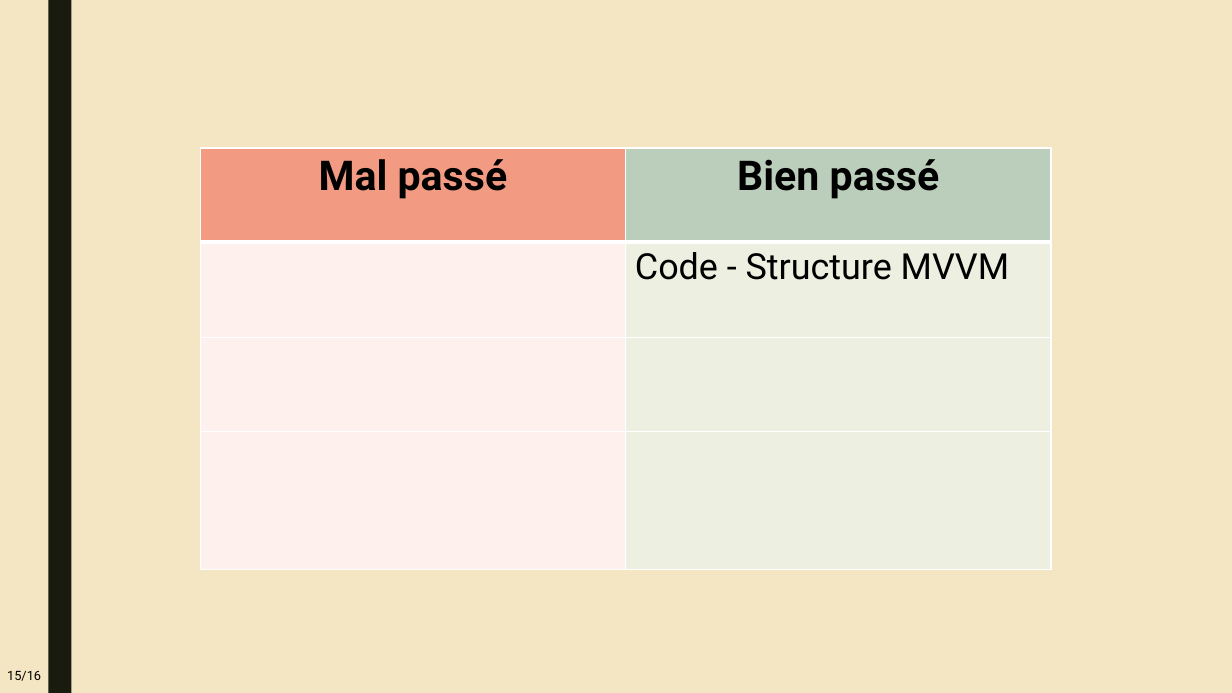
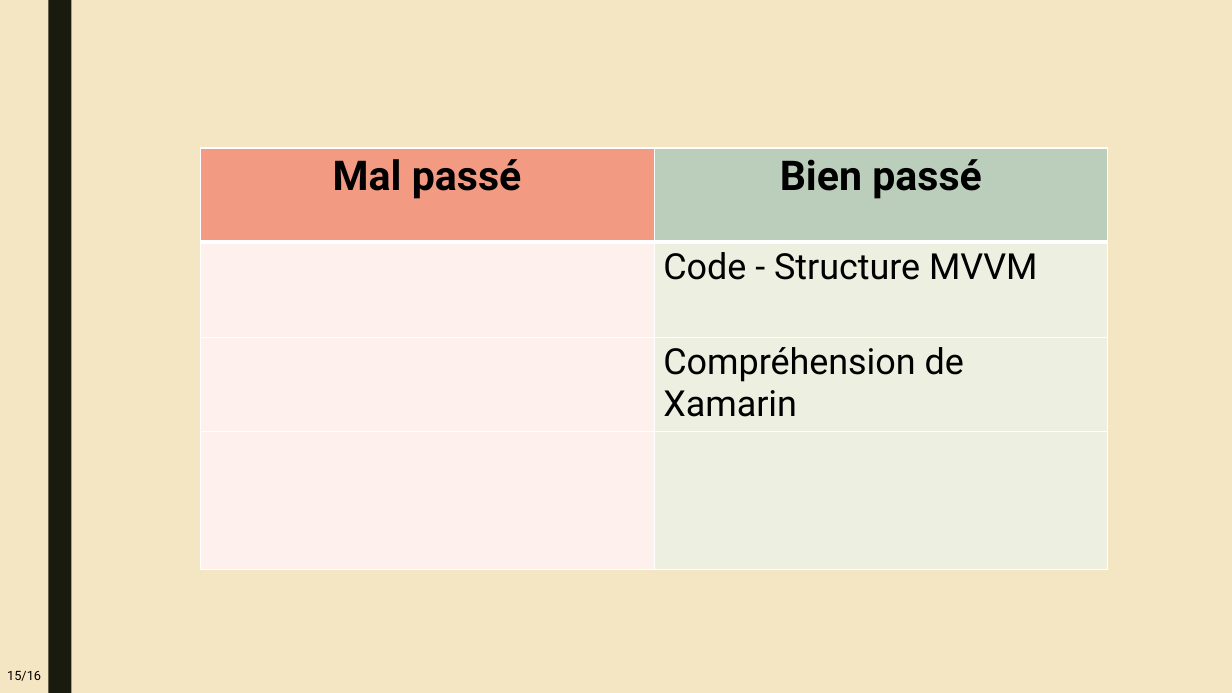
Before and after one commit to TristanGerber/trigerber-TPI, a slide deck: slide 15 of 3-Presentation/x-trg-powerpoint.pptx. Drawn at 1232x693 pixels with LibreOffice and Linux fonts; fonts in the diff are those of the drawing. Boxes give left, top, right and bottom in pixels: in the first picture for what was removed or moved away, otherwise in the second. Text is boxed around its words. In the diff, an @@ line names an element or a change of style, - is before the commit and + after.

```diff
--- a/3-Presentation/x-trg-powerpoint.pptx
+++ b/3-Presentation/x-trg-powerpoint.pptx
@@ table at (x1=201, y1=148, x2=1108, y2=569) @@
+row 3:  | Compréhension de Xamarin
-row 4:  | 
@@ table resized from (x1=201, y1=148, x2=1051, y2=569) to (x1=201, y1=148, x2=1108, y2=569) @@
```
Also in this commit, not shown: 3 other slides changed.
